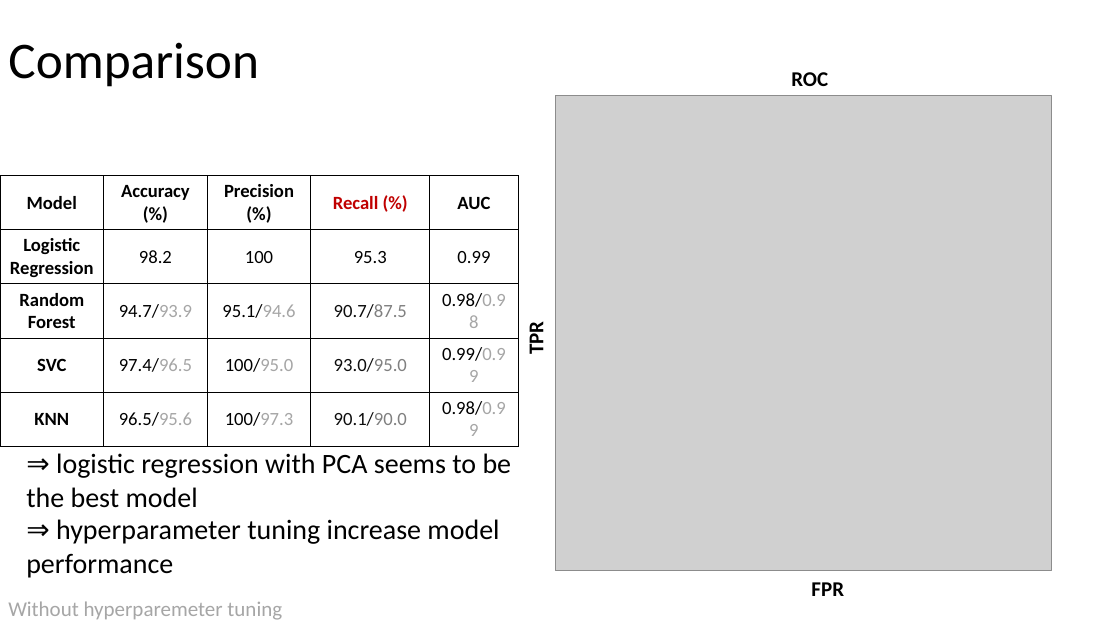
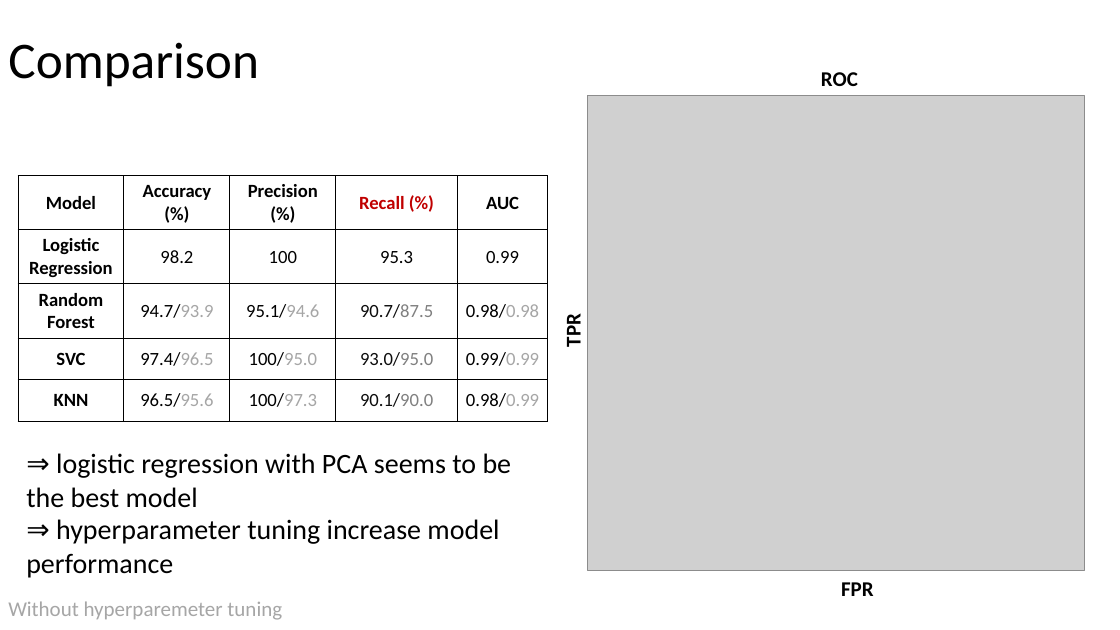
Before and after one commit to yoonichung/BreastCancerPrediction, a slide deck: slide 14 of Team7.pptx. Drawn at 1120x630 pixels with LibreOffice and Linux fonts; fonts in the diff are those of the drawing; grey boxes stand for pictures. Boxes give left, top, right and bottom in pixels: in the first picture for what was removed or moved away, otherwise in the second. Text is boxed around its words. In the diff, an @@ line names an element or a change of style, - is before the commit and + after.

```diff
--- a/Team7.pptx
+++ b/Team7.pptx
@@ text "ROC": place and size @@
-text "ROC" at bbox=[791, 72, 828, 86]
+text "ROC" at bbox=[821, 72, 858, 86]
@@ picture: place and size @@
-picture at bbox=[555, 96, 1052, 571]
+picture at bbox=[588, 96, 1085, 571]
@@ table: place and size @@
-table at bbox=[0, 176, 518, 442]
+table at bbox=[18, 176, 547, 418]
@@ text "TPR": place and size @@
-text "TPR" at bbox=[523, 325, 549, 354]
+text "TPR" at bbox=[561, 317, 587, 346]
@@ text "FPR": place and size @@
-text "FPR" at bbox=[811, 582, 844, 596]
+text "FPR" at bbox=[841, 582, 874, 596]
```
Also in this commit, not shown: 2 other slides changed.
